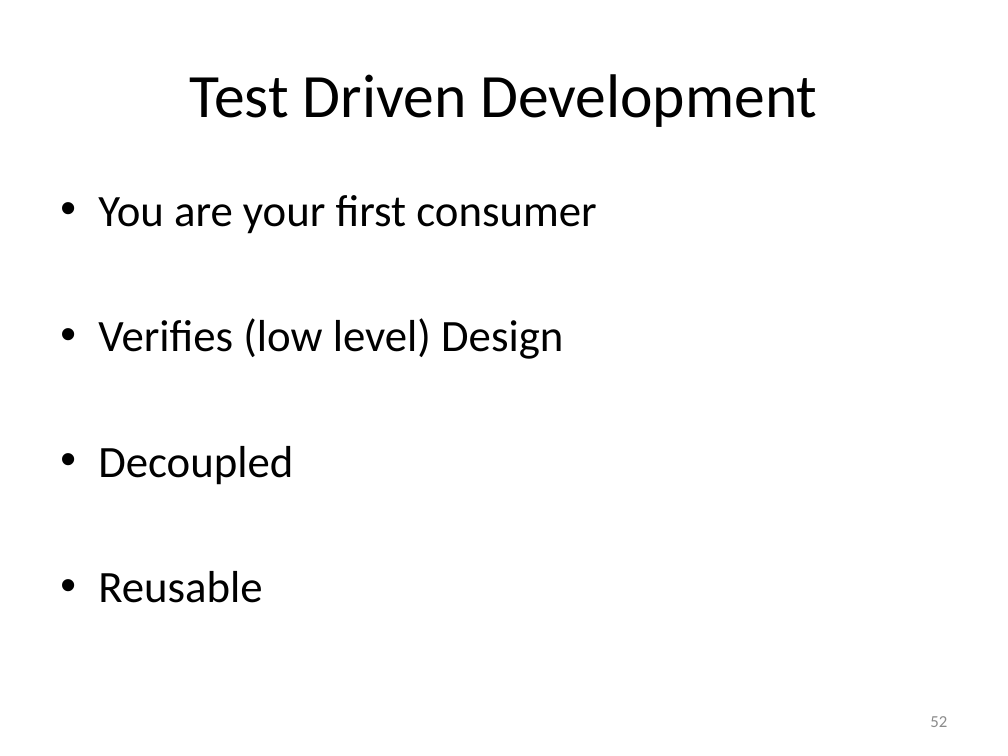
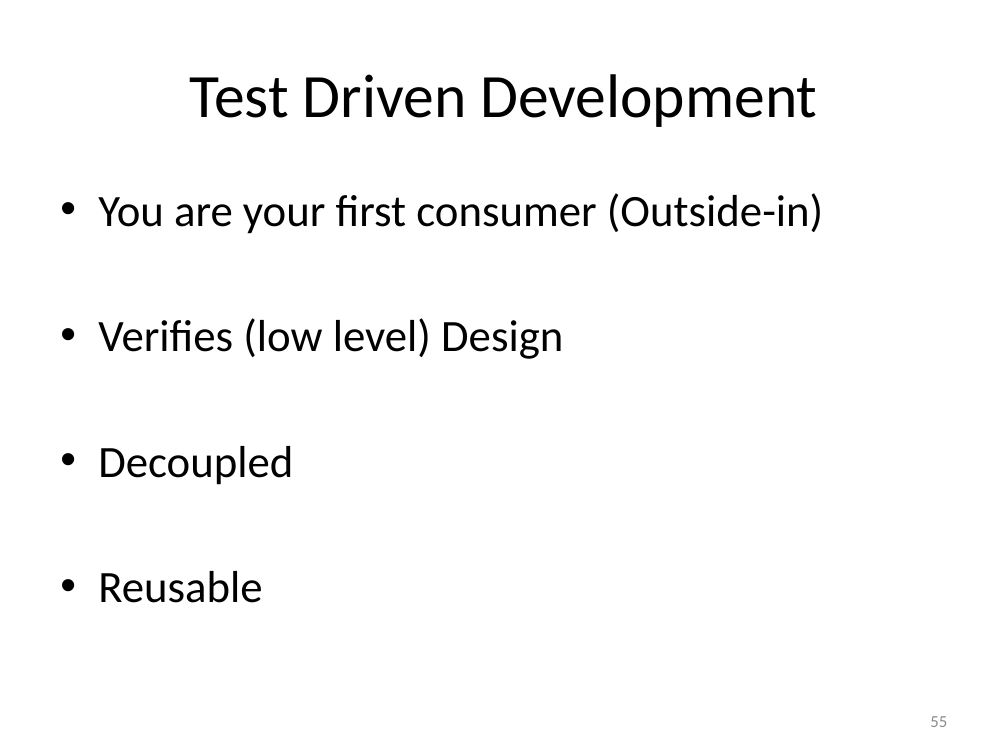
Before and after one commit to timgifford/demos, a slide deck: slide 55 of executable_specification/ExecSpec.pptx (slide 52 before the commit). Drawn at 1008x756 pixels with LibreOffice and Linux fonts; fonts in the diff are those of the drawing. Boxes give left, top, right and bottom in pixels: in the first picture for what was removed or moved away, otherwise in the second. Text is boxed around its words. In the diff, an @@ line names an element or a change of style, - is before the commit and + after.

```diff
--- a/executable_specification/ExecSpec.pptx
+++ b/executable_specification/ExecSpec.pptx
@@ text at (98,193,823,234): text changed @@
-• You are your first consumer
+• You are your first consumer (Outside-in)
@@ page number at (930,716,947,727): text changed @@
-52
+55
```
Also in this commit, not shown: 13 other slides changed, 10 slides added, 6 slides removed, 1 other file.
